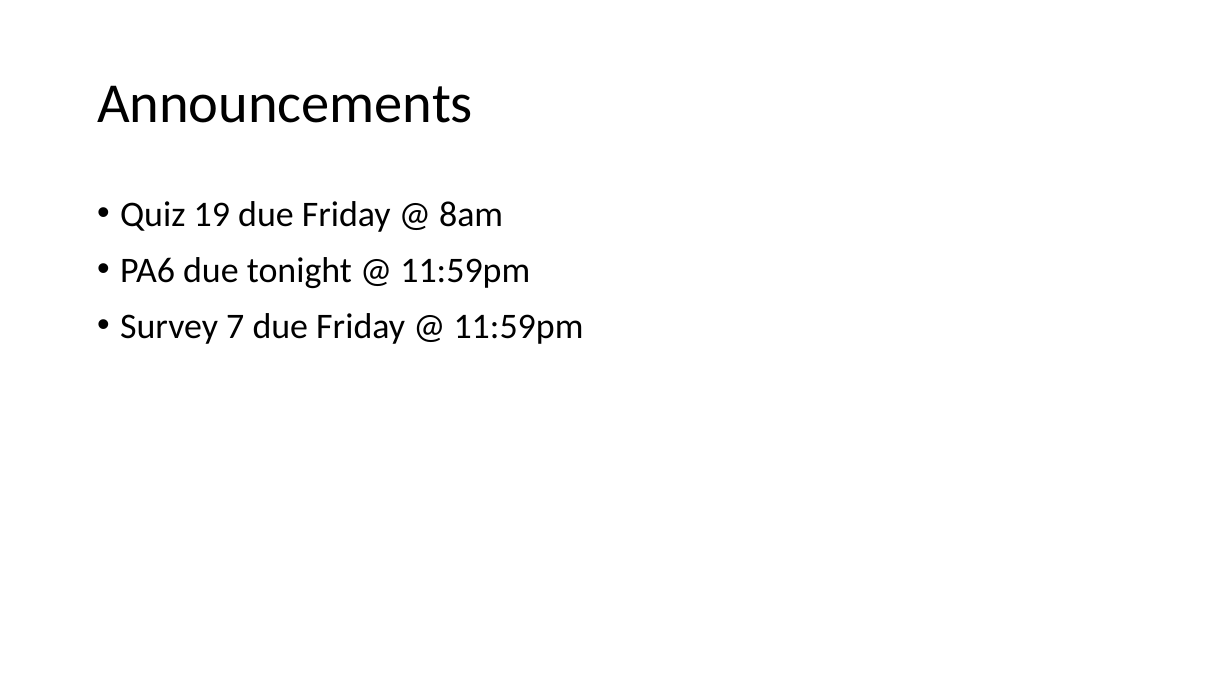
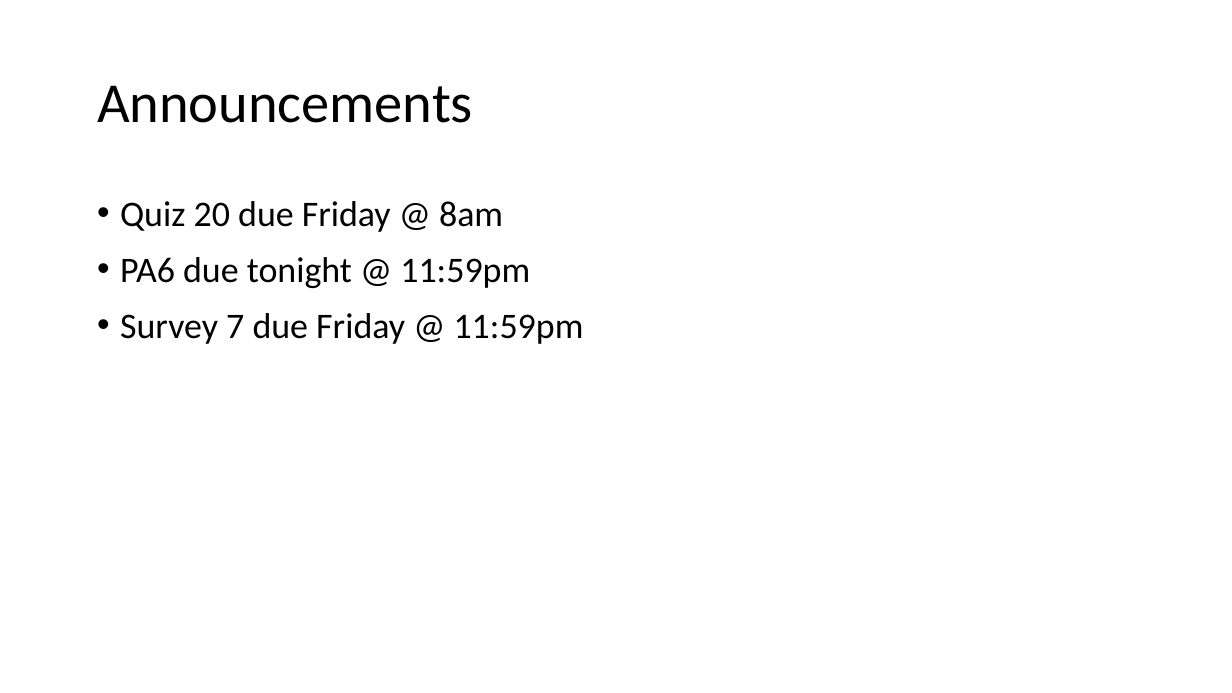
Before and after one commit to ucsd-cse11-sp21/ucsd-cse11-sp21.github.io, a slide deck: slide 2 of lectures/lecture-20/Lecture-Live A00/Lecture 20 - Lecture.pptx. Drawn at 1232x693 pixels with LibreOffice and Linux fonts; fonts in the diff are those of the drawing. Boxes give left, top, right and bottom in pixels: in the first picture for what was removed or moved away, otherwise in the second. Text is boxed around its words. In the diff, an @@ line names an element or a change of style, - is before the commit and + after.

Commit message:
Lecture 20 updates

```diff
--- a/lectures/lecture-20/Lecture-Live A00/Lecture 20 - Lecture.pptx
+++ b/lectures/lecture-20/Lecture-Live A00/Lecture 20 - Lecture.pptx
@@ text at <box>120,201,503,232</box>: text changed @@
-• Quiz 19 due Friday @ 8am
+• Quiz 20 due Friday @ 8am
```
Also in this commit, not shown: 21 other files.
